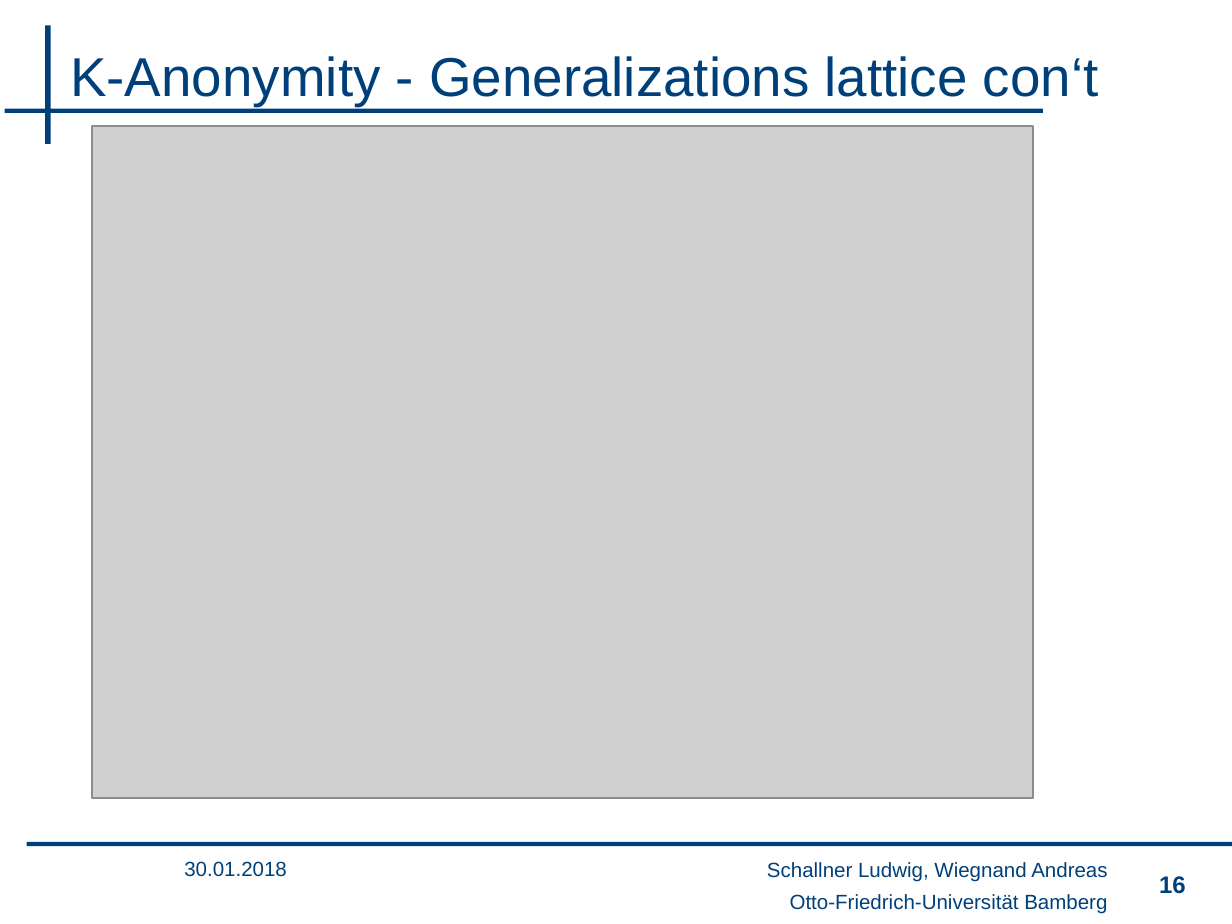
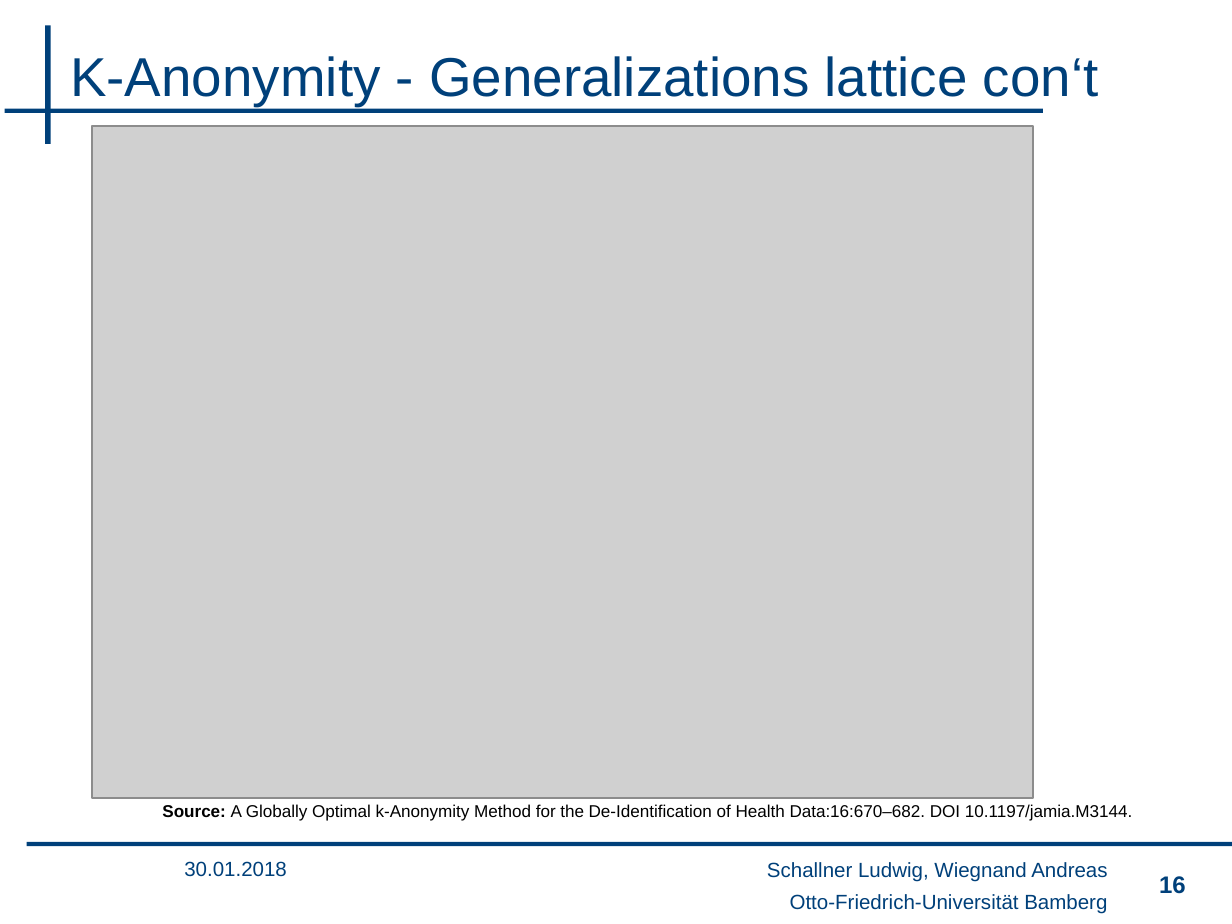
Before and after one commit to wsgan001/PSI-MSem, a slide deck: slide 16 of presentation/sicherheits_final_anV3.pptx. Drawn at 1232x924 pixels with LibreOffice and Linux fonts; fonts in the diff are those of the drawing; grey boxes stand for pictures; background and template pictures are left out. Boxes give left, top, right and bottom in pixels: in the first picture for what was removed or moved away, otherwise in the second. Text is boxed around its words. In the diff, an @@ line names an element or a change of style, - is before the commit and + after.

```diff
--- a/presentation/sicherheits_final_anV3.pptx
+++ b/presentation/sicherheits_final_anV3.pptx
@@ text added at [162,804,1133,821], 10 pt, text #000000 @@
+Source: A Globally Optimal k-Anonymity Method for the De-Identification of Health Data:16:670–682. DOI 10.1197/jamia.M3144.
```
Also in this commit, not shown: 6 other slides changed, 1 slide removed.
